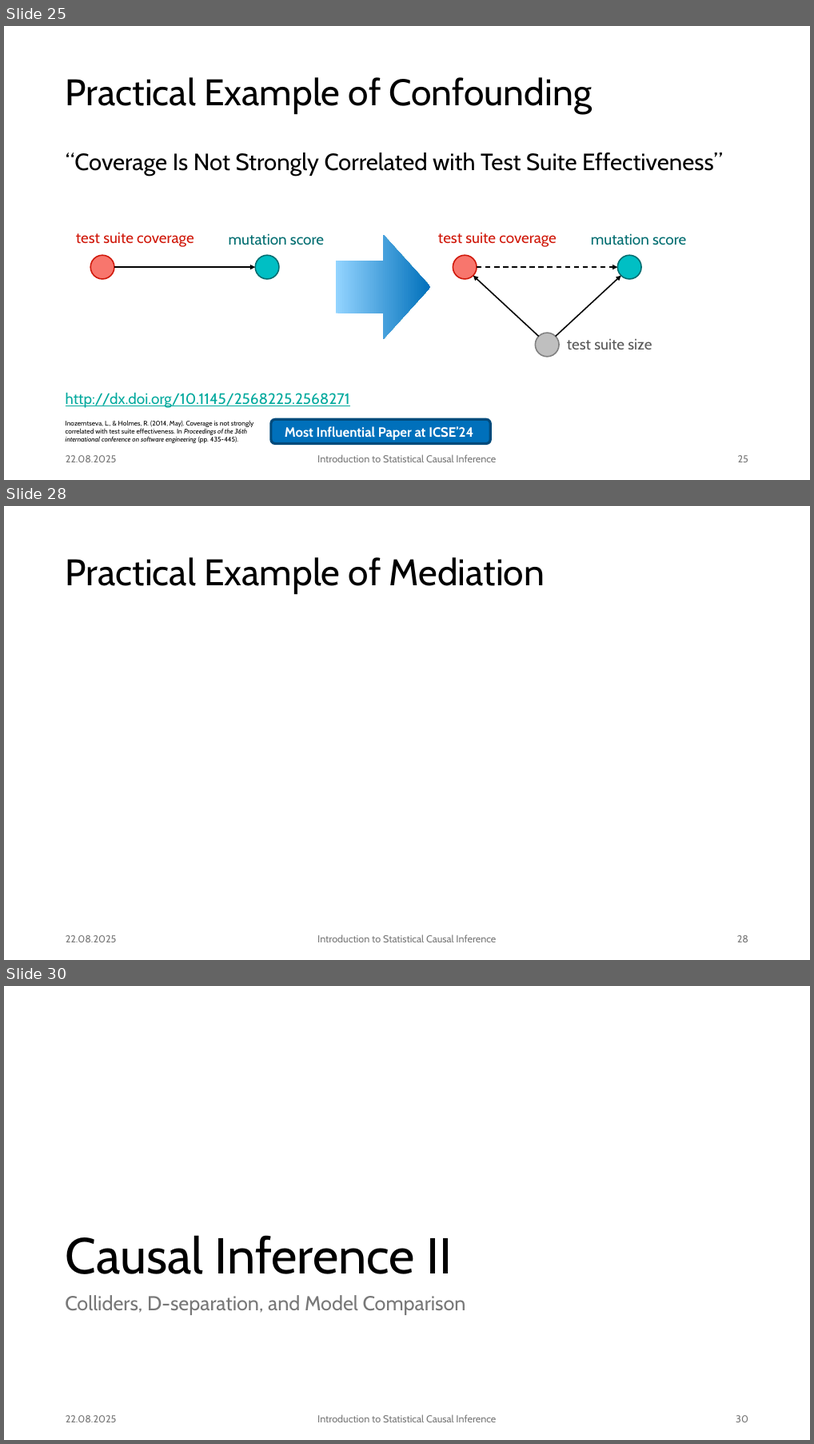
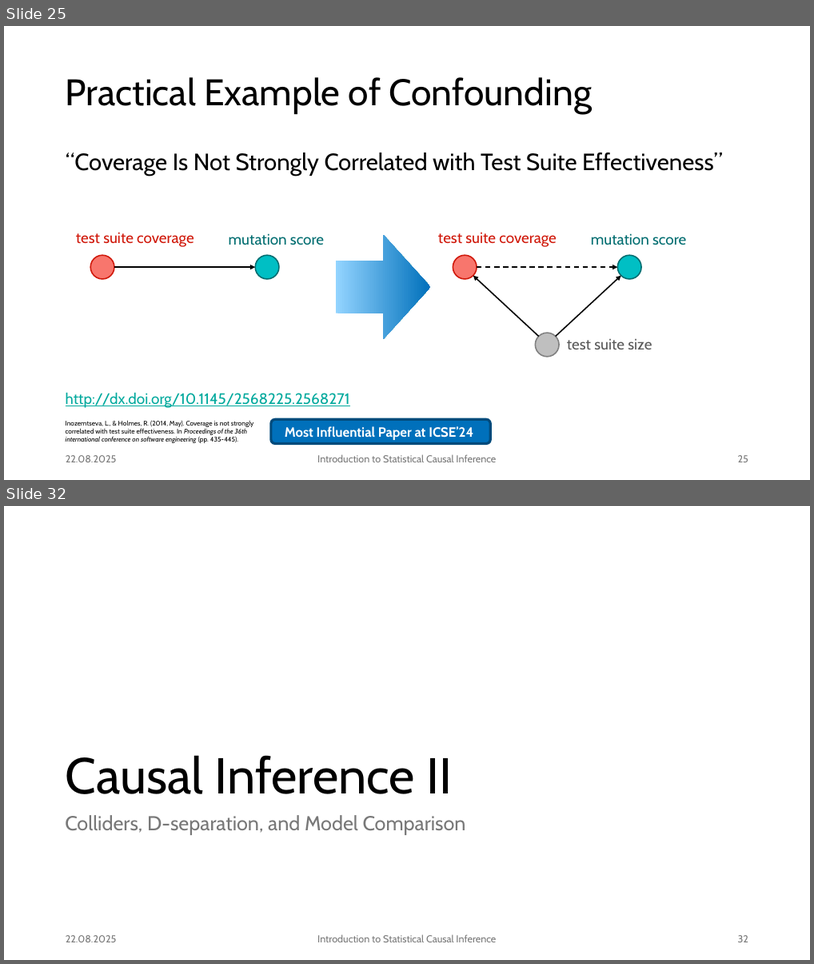
Before and after one commit to JulianFrattini/bda4sci, a slide deck: version2/slides/intro-sci.pptx. Shown one above the other, each under a label of ours: slides 25, 28 and 30 before the commit, slides 25 and 32 after it; the slides between them are not shown. The pictures are 814x1444 and 814x964 pixels, drawn with LibreOffice and Linux fonts; fonts in the diff are those of the drawing; background and template pictures are left out. Boxes give left, top, right and bottom in pixels: in the first picture for what was removed or moved away, otherwise in the second. Text is boxed around its words. In the diff, an @@ line names an element or a change of style, - is before the commit and + after.

Commit message:
Completed mediation example

```diff
--- a/version2/slides/intro-sci.pptx
+++ b/version2/slides/intro-sci.pptx
@@ slide 28 removed at [4,506,810,960], background #FFFFFF @@
@@ title removed at [66,557,545,594] @@
-Practical Example of Mediation
@@ text removed at [66,935,117,942] @@
-22.08.2025
@@ text removed at [318,934,496,942] @@
-Introduction to Statistical Causal Inference
@@ page number removed at [738,935,749,942] @@
-28
@@ what was slide 30 is now slide 32 @@
@@ page number at [738,935,749,942]: text changed @@
-30
+32
```
Also in this commit, not shown: 2 slides changed, 4 slides added, 1 other slide removed, 4 other files.
